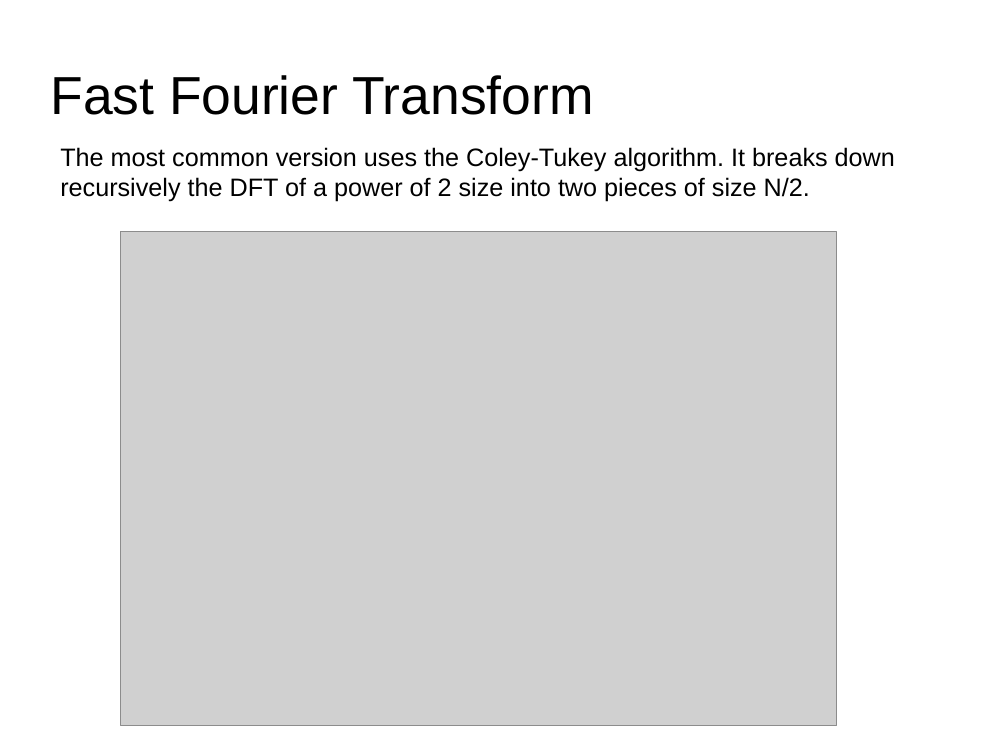
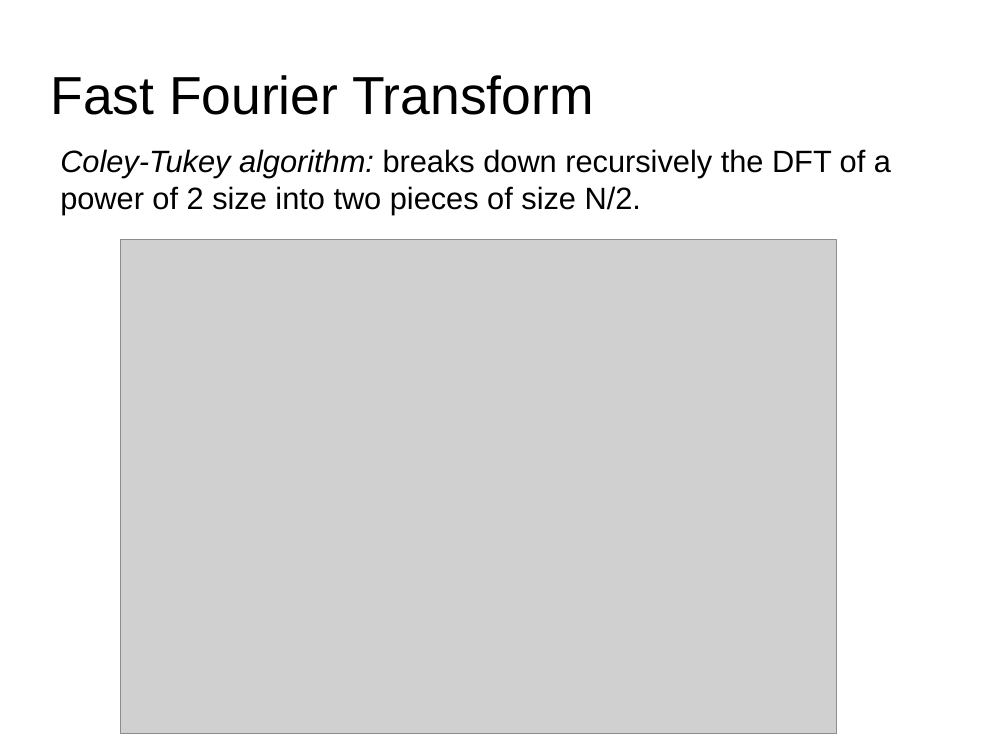
Before and after one commit to MTG/sms-tools, a slide deck: slide 7 of lectures/3-Fourier-theorems/Fourier-theorems-2.odp. Drawn at 1008x756 pixels with LibreOffice and Linux fonts; fonts in the diff are those of the drawing; grey boxes stand for pictures. Boxes give left, top, right and bottom in pixels: in the first picture for what was removed or moved away, otherwise in the second. Text is boxed around its words. In the diff, an @@ line names an element or a change of style, - is before the commit and + after.

```diff
--- a/lectures/3-Fourier-theorems/Fourier-theorems-2.odp
+++ b/lectures/3-Fourier-theorems/Fourier-theorems-2.odp
@@ text at [60, 149, 891, 214]: text changed; size 18 to 22 pt @@
-The most common version uses the Coley-Tukey algorithm. It breaks down recursively the DFT of a power of 2 size into two pieces of size N/2.
+Coley-Tukey algorithm: breaks down recursively the DFT of a power of 2 size into two pieces of size N/2.
@@ picture: place and size @@
-picture at [121, 232, 837, 726]
+picture at [121, 240, 837, 734]
```
Also in this commit, not shown: 2 other slides changed, 27 other files.
